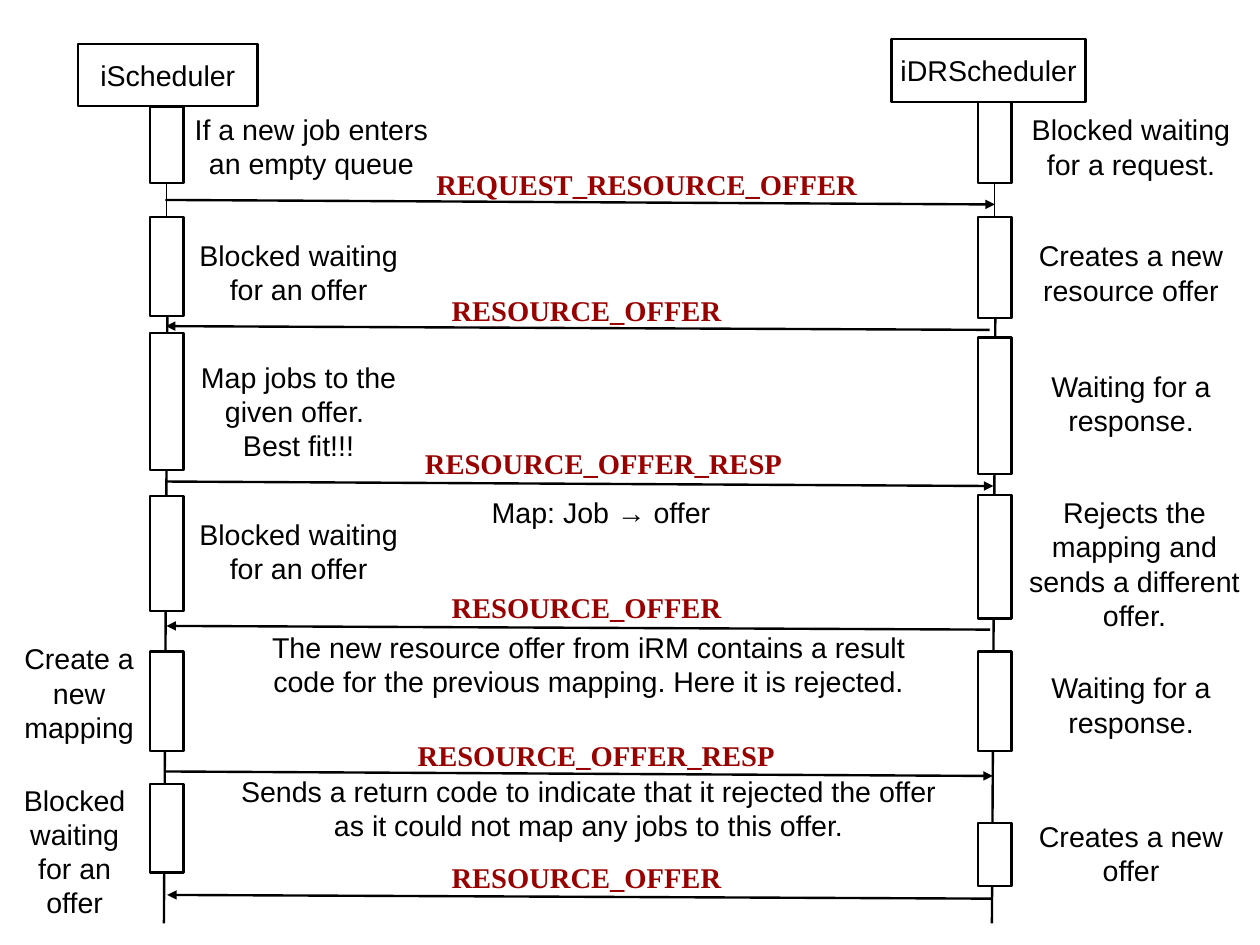
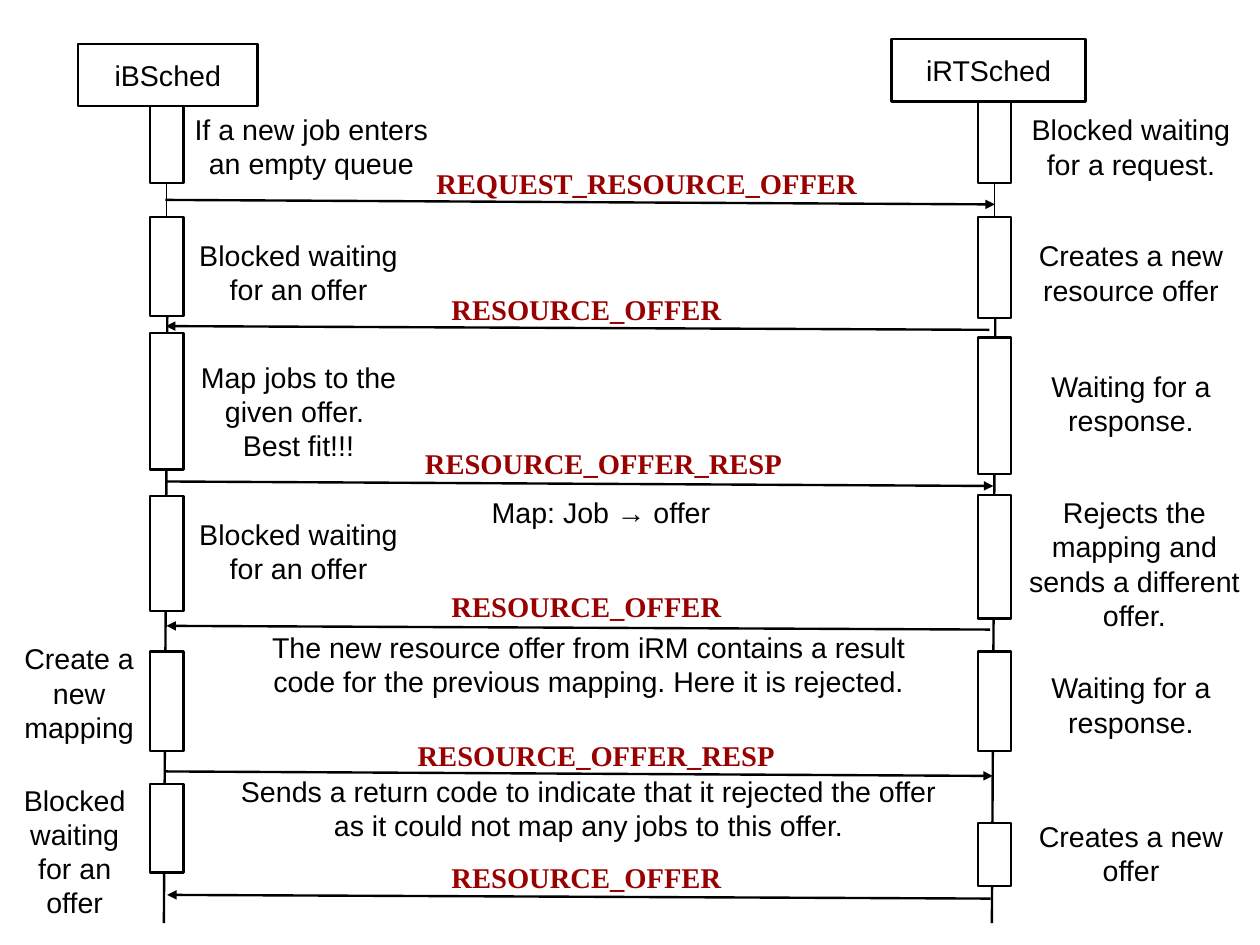
Before and after one commit to sentinel88/Thesis, a slide deck: slide 1 of Guided Research/Documentation/figures.odp. Drawn at 1260x945 pixels with LibreOffice and Linux fonts; fonts in the diff are those of the drawing. Boxes give left, top, right and bottom in pixels: in the first picture for what was removed or moved away, otherwise in the second. Text is boxed around its words. In the diff, an @@ line names an element or a change of style, - is before the commit and + after.

```diff
--- a/Guided Research/Documentation/figures.odp
+++ b/Guided Research/Documentation/figures.odp
@@ text in rectangle at <box>115,65,221,87</box>: text changed @@
-iScheduler
+iBSched
@@ text in rectangle at <box>926,60,1051,82</box>: text changed @@
-iDRScheduler
+iRTSched
```
Also in this commit, not shown: 2 other slides changed, 7 other files.
